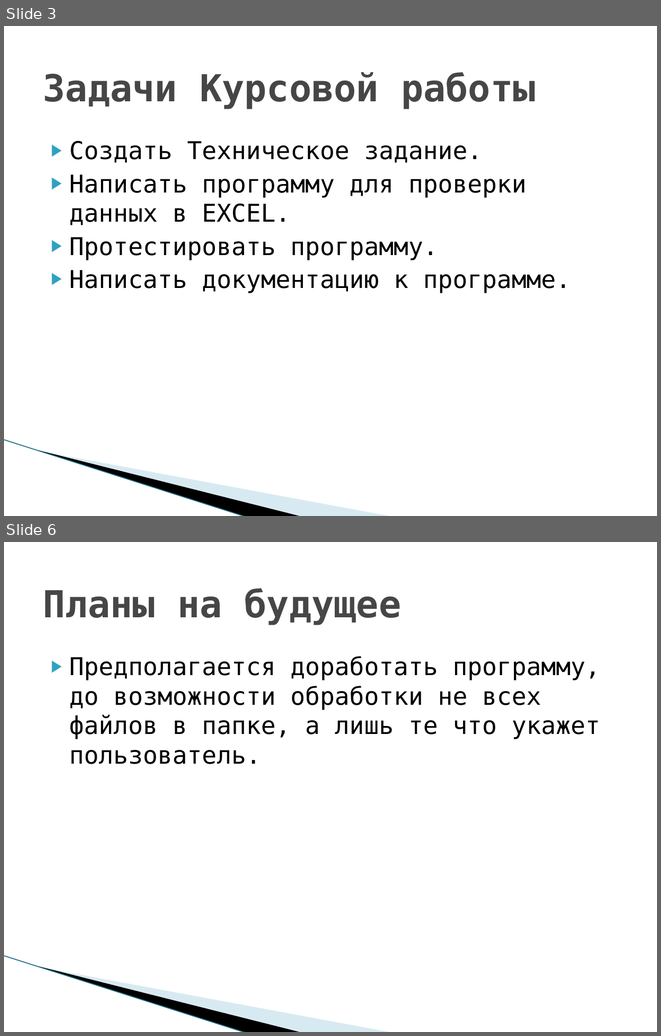
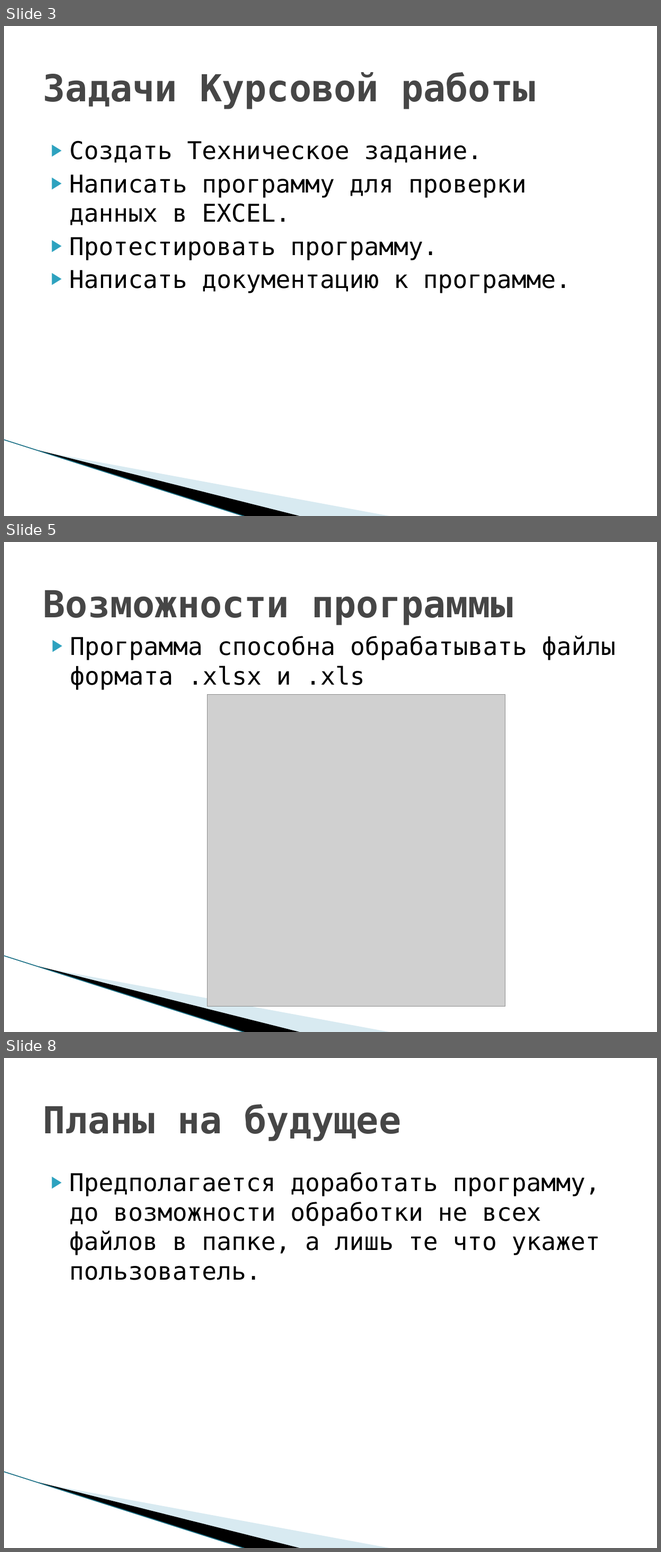
Before and after one commit to Course-and-Co/Excel-and-Cisharp, a slide deck: Презентация.pptx. Shown one above the other, each under a label of ours: slides 3 and 6 before the commit, slides 3, 5 and 8 after it; the slides between them are not shown. The pictures are 661x1036 and 661x1552 pixels, drawn with LibreOffice and Linux fonts; fonts in the diff are those of the drawing; grey boxes stand for pictures; background and template pictures are left out. Boxes give left, top, right and bottom in pixels: in the first picture for what was removed or moved away, otherwise in the second. Text is boxed around its words. In the diff, an @@ line names an element or a change of style, - is before the commit and + after.

```diff
--- a/Презентация.pptx
+++ b/Презентация.pptx
@@ slide 5 added at (x1=4, y1=542, x2=657, y2=1032), background #FFFFFF; not listed: 3 template elements that a slide beside it also shows @@
@@ title added at (x1=43, y1=590, x2=513, y2=625), 41 pt, text #464646, bold @@
+Возможности программы
@@ text added at (x1=70, y1=635, x2=616, y2=690), 27 pt, text #000000 @@
+▶ Программа способна обрабатывать файлы формата .xlsx и .xls
@@ picture added at (x1=207, y1=694, x2=505, y2=1006) @@
@@ what was slide 6 is now slide 8 @@
```
Also in this commit, not shown: 4 slides changed, 1 other slide added, 6 other files.
